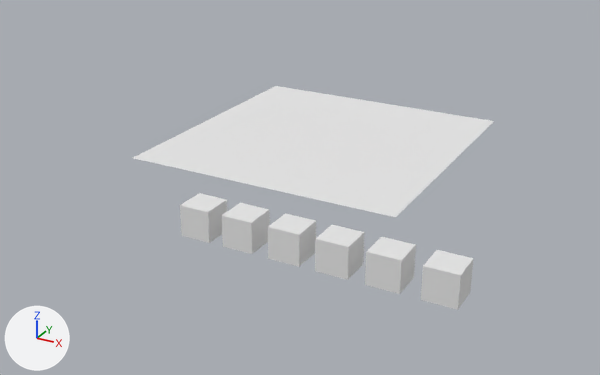
The Blender file sim/environment.blend, before and after one commit.
Before and after are seen from a 50 mm camera at (26.6, -52.1, 21.6) aimed at (-0.5, -2.8, -3.0). Lighting does not change. The marker at lower left points along +X, +Y and +Z.
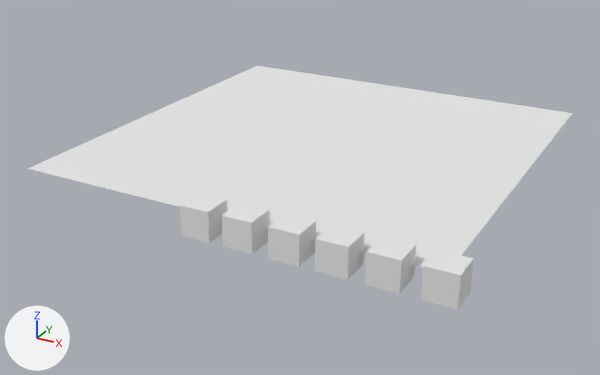
What changed in the scene script:
```text
Change ob_plane:
    ob_plane.scale: (10.0, 10.0, 1.0) -> (15.0, 15.0, 1.0)
```

Changed parts and their boxes [x1, y1, x2, y2] in the pictures (600 x 375 px):
'Plane', rescaled (51% wider, 54% taller)
    before: [133, 86, 494, 217]
    after: [28, 66, 572, 268]
